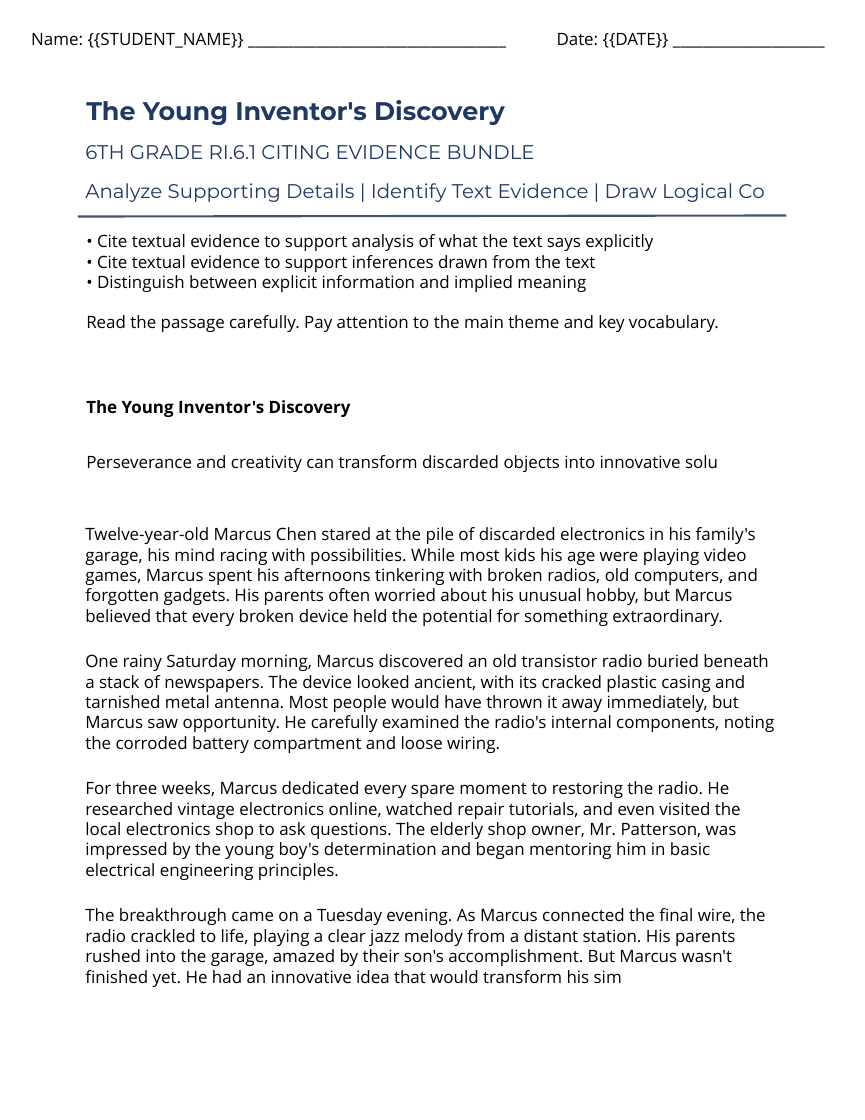
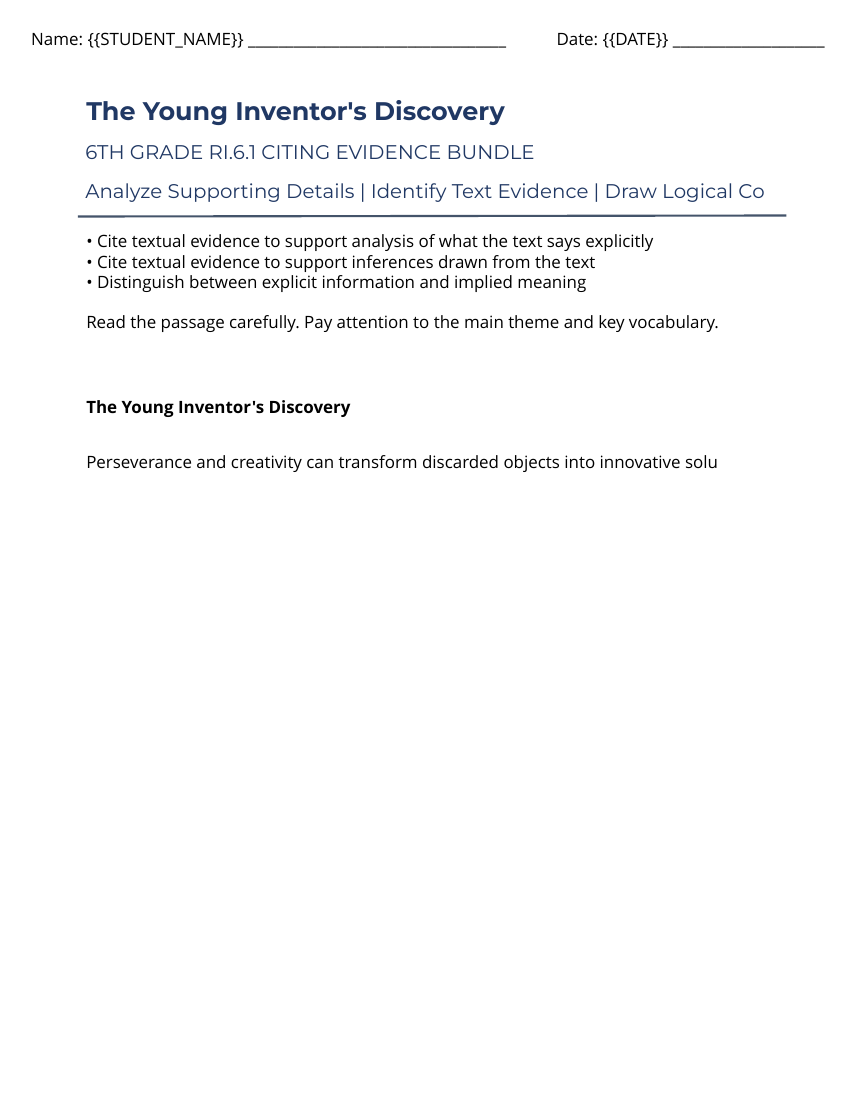
Before and after one commit to buttmazhar844-lang/rbb_engine_backend, a slide deck: slide 1 of rbb-drive/product_2/anchor_reading_passage.pptx. Drawn at 865x1120 pixels with LibreOffice and Linux fonts; fonts in the diff are those of the drawing; background and template pictures are left out. Boxes give left, top, right and bottom in pixels: in the first picture for what was removed or moved away, otherwise in the second. Text is boxed around its words. In the diff, an @@ line names an element or a change of style, - is before the commit and + after.

```diff
--- a/rbb-drive/product_2/anchor_reading_passage.pptx
+++ b/rbb-drive/product_2/anchor_reading_passage.pptx
@@ text removed at [85,527,775,987] @@
-Twelve-year-old Marcus Chen stared at the pile of discarded electronics in his family's garage, his mind racing with possibilities. While most kids his age were playing video games, Marcus spent his afternoons tinkering with broken radios, old computers, and forgotten gadgets. His parents often worried about his unusual hobby, but Marcus believed that every broken device held the potential for something extraordinary.
-One rainy Saturday morning, Marcus discovered an old transistor radio buried beneath a stack of newspapers. The device looked ancient, with its cracked plastic casing and tarnished metal antenna. Most people would have thrown it away immediately, but Marcus saw opportunity. He carefully examined the radio's internal components, noting the corroded battery compartment and loose wiring.
-For three weeks, Marcus dedicated every spare moment to restoring the radio. He researched vintage electronics online, watched repair tutorials, and even visited the local electronics shop to ask questions. The elderly shop owner, Mr. Patterson, was impressed by the young boy's determination and began mentoring him in basic electrical engineering principles.
-The breakthrough came on a Tuesday evening. As Marcus connected the final wire, the radio crackled to life, playing a clear jazz melody from a distant station. His parents rushed into the garage, amazed by their son's accomplishment. But Marcus wasn't finished yet. He had an innovative idea that would transform his sim
```
Also in this commit, not shown: 2 slides added, 2 slides removed, 7 other files.
